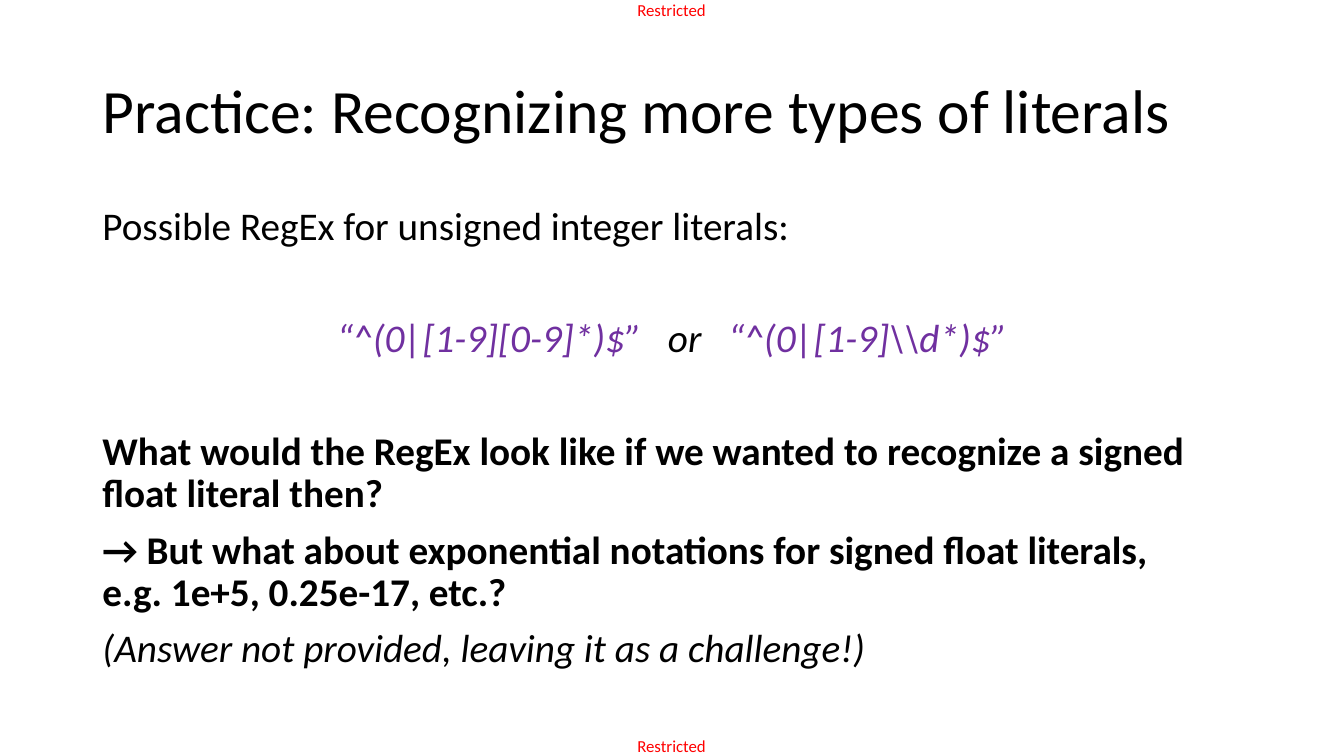
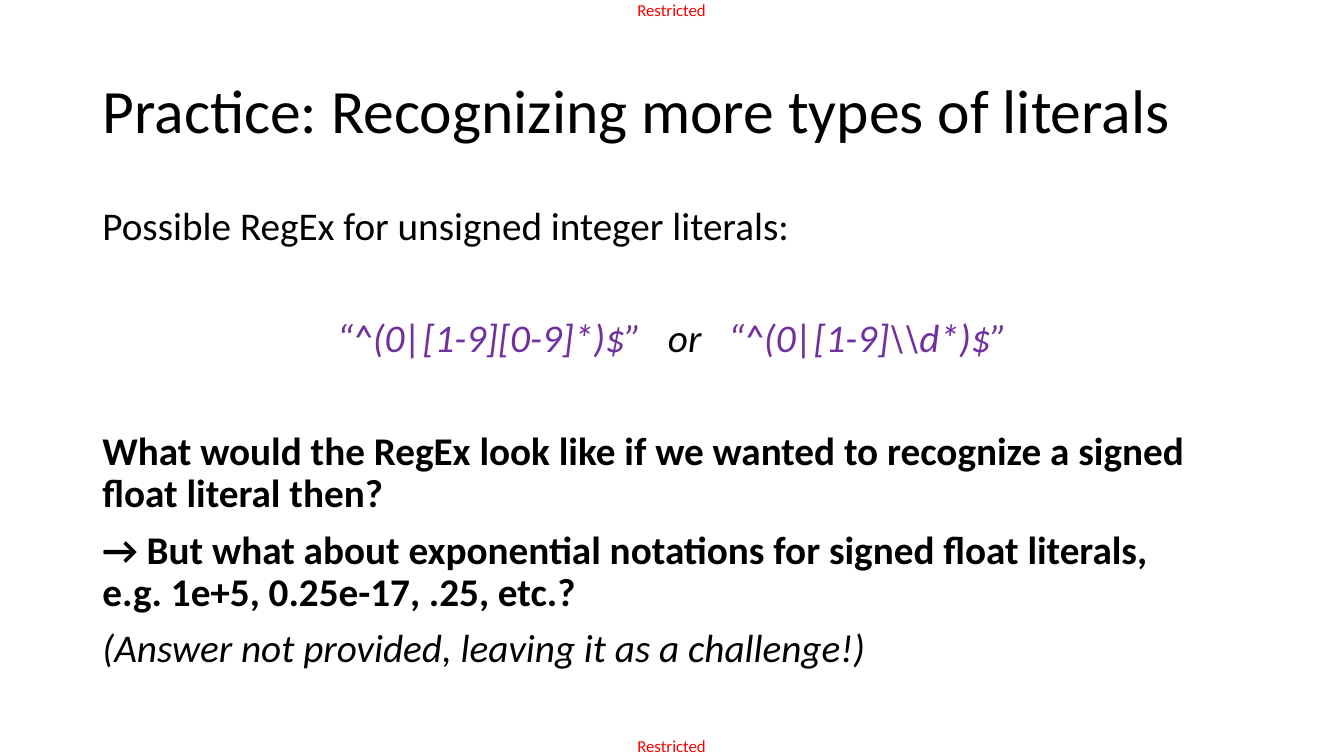
Before and after one commit to matthieudemari/SUTD_PLC_50_051, a slide deck: slide 59 of W6/W6S3 - Token1/W6S3.pptx. Drawn at 1344x756 pixels with LibreOffice and Linux fonts; fonts in the diff are those of the drawing. Boxes give left, top, right and bottom in pixels: in the first picture for what was removed or moved away, otherwise in the second. Text is boxed around its words. In the diff, an @@ line names an element or a change of style, - is before the commit and + after.

Commit message:
Minor changes to W6S3.

```diff
--- a/W6/W6S3 - Token1/W6S3.pptx
+++ b/W6/W6S3 - Token1/W6S3.pptx
@@ text at <box>102,536,1148,613</box>: text changed @@
-→ But what about exponential notations for signed float literals,
-e.g. 1e+5, 0.25e-17, etc.?
+→ But what about exponential notations for signed float literals,
+e.g. 1e+5, 0.25e-17, .25, etc.?
```
Also in this commit, not shown: 3 other slides changed.
